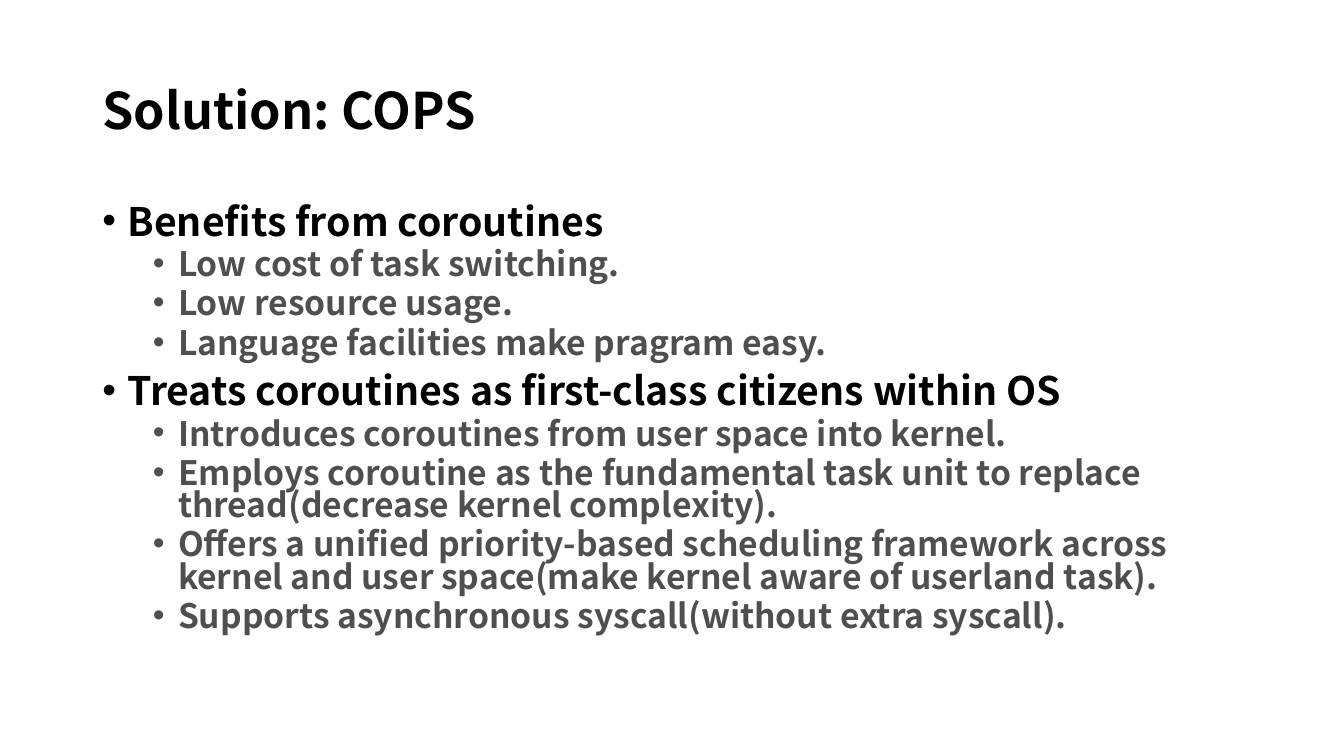
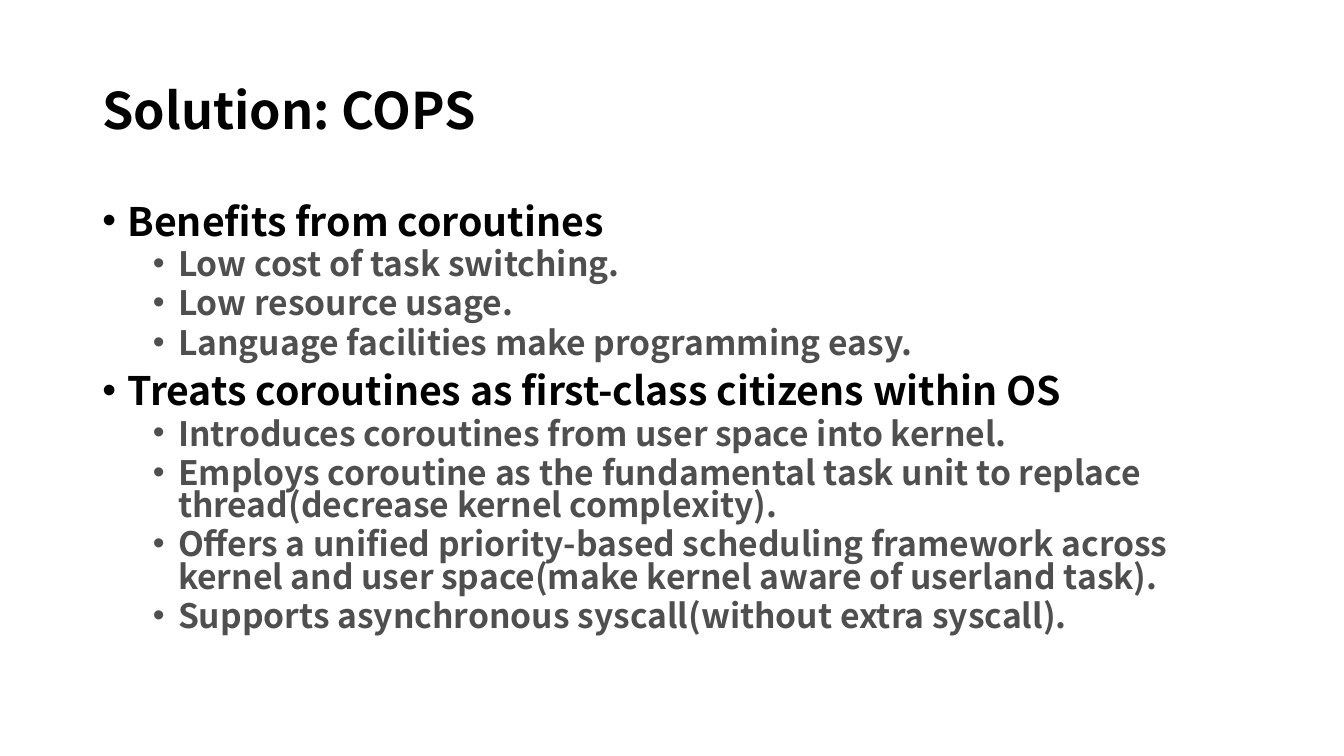
Before and after one commit to zflcs/SharedScheduler, a slide deck: slide 7 of cit2024/cops.pptx. Drawn at 1344x756 pixels with LibreOffice and Linux fonts; fonts in the diff are those of the drawing. Boxes give left, top, right and bottom in pixels: in the first picture for what was removed or moved away, otherwise in the second. Text is boxed around its words. In the diff, an @@ line names an element or a change of style, - is before the commit and + after.

```diff
--- a/cit2024/cops.pptx
+++ b/cit2024/cops.pptx
@@ text at (178, 320, 913, 363): text changed @@
-  • Language facilities make pragram easy.
+  • Language facilities make programming easy.
```
Also in this commit, not shown: 1 other file.
